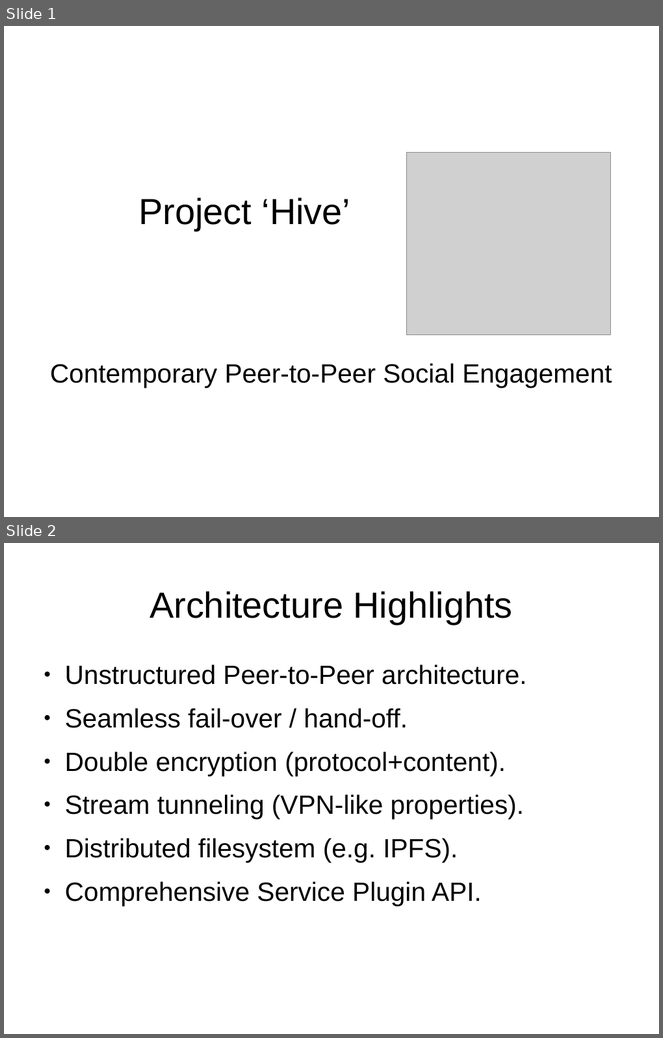
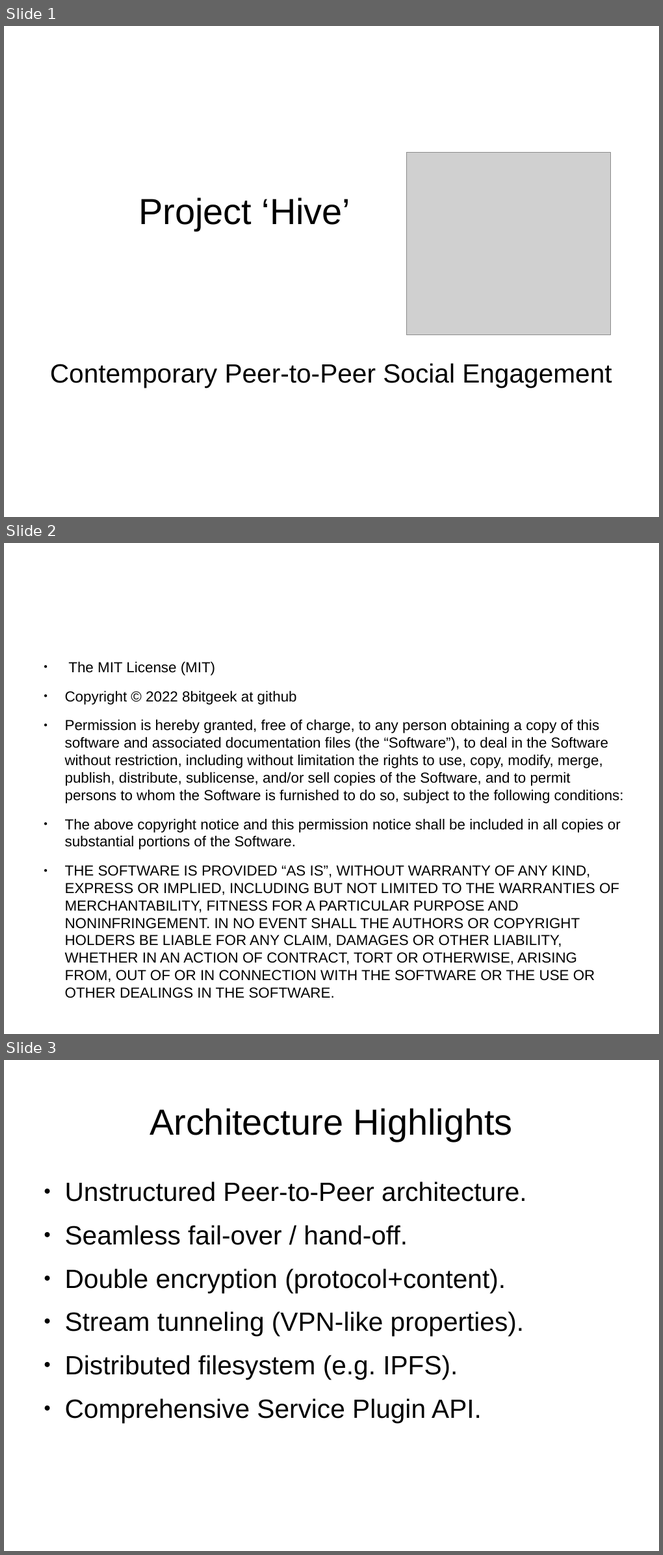
Before and after one commit to 8bitgeek/hive, a slide deck: docs/hive-slides.odp. Shown one above the other, each under a label of ours: slides 1 and 2 before the commit, slides 1, 2 and 3 after it. The pictures are 663x1038 and 663x1555 pixels, drawn with LibreOffice and Linux fonts; fonts in the diff are those of the drawing; grey boxes stand for pictures; background and template pictures are left out. Boxes give left, top, right and bottom in pixels: in the first picture for what was removed or moved away, otherwise in the second. Text is boxed around its words. In the diff, an @@ line names an element or a change of style, - is before the commit and + after.

```diff
--- a/docs/hive-slides.odp
+++ b/docs/hive-slides.odp
@@ slide 2 added at (x1=4, y1=543, x2=659, y2=1034), background #FFFFFF @@
@@ text added at (x1=65, y1=661, x2=624, y2=999), 17.6 pt, text #000000 @@
+● The MIT License (MIT)
+● Copyright © 2022 8bitgeek at github
+● Permission is hereby granted, free of charge, to any person obtaining a copy of this software and associated documentation files (the “Software”), to deal in the Software without restriction, including without limitation the rights to use, copy, modify, merge, publish, distribute, sublicense, and/or sell copies of the Software, and to permit persons to whom the Software is furnished to do so, subject to the following conditions:
+● The above copyright notice and this permission notice shall be included in all copies or substantial portions of the Software.
+● THE SOFTWARE IS PROVIDED “AS IS”, WITHOUT WARRANTY OF ANY KIND, EXPRESS OR IMPLIED, INCLUDING BUT NOT LIMITED TO THE WARRANTIES OF MERCHANTABILITY, FITNESS FOR A PARTICULAR PURPOSE AND NONINFRINGEMENT. IN NO EVENT SHALL THE AUTHORS OR COPYRIGHT HOLDERS BE LIABLE FOR ANY CLAIM, DAMAGES OR OTHER LIABILITY, WHETHER IN AN ACTION OF CONTRACT, TORT OR OTHERWISE, ARISING FROM, OUT OF OR IN CONNECTION WITH THE SOFTWARE OR THE USE OR OTHER DEALINGS IN THE SOFTWARE.
@@ what was slide 2 is now slide 3 @@
```
Also in this commit, not shown: 4 other files.
